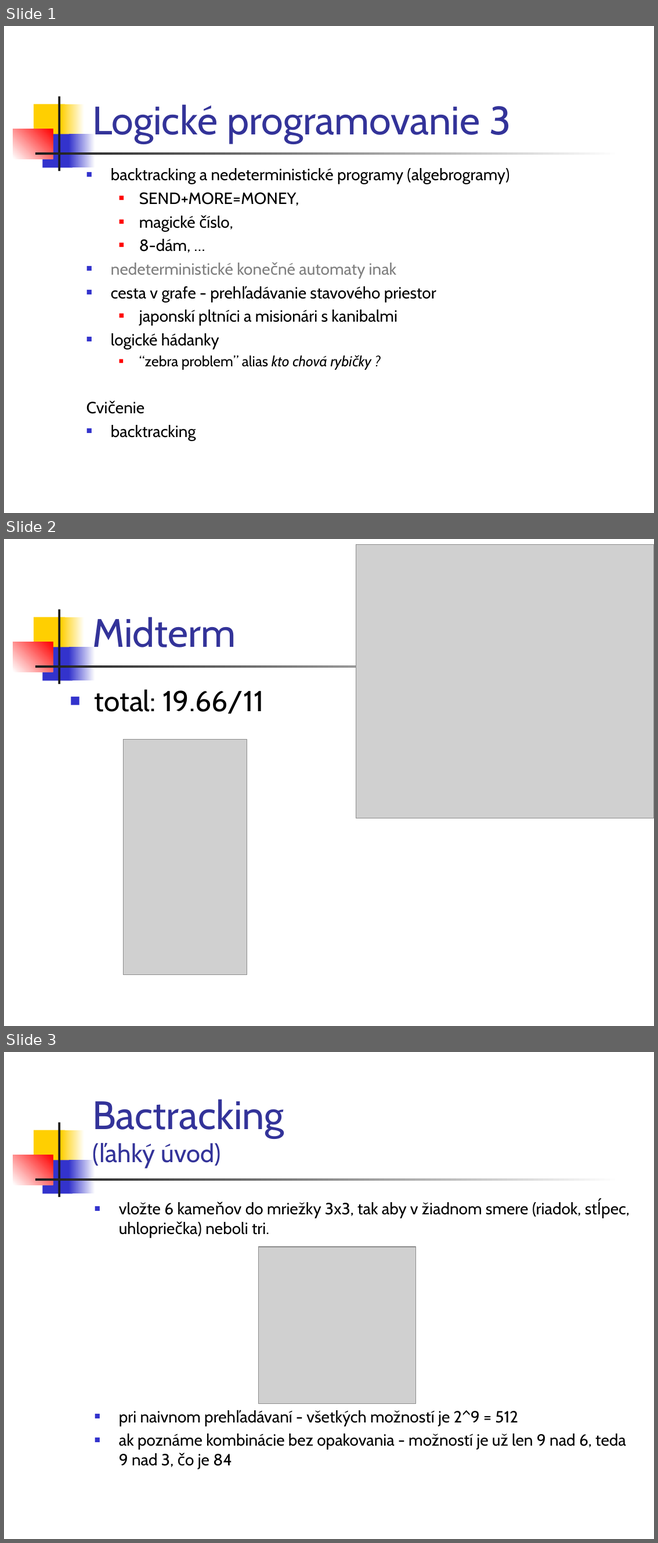
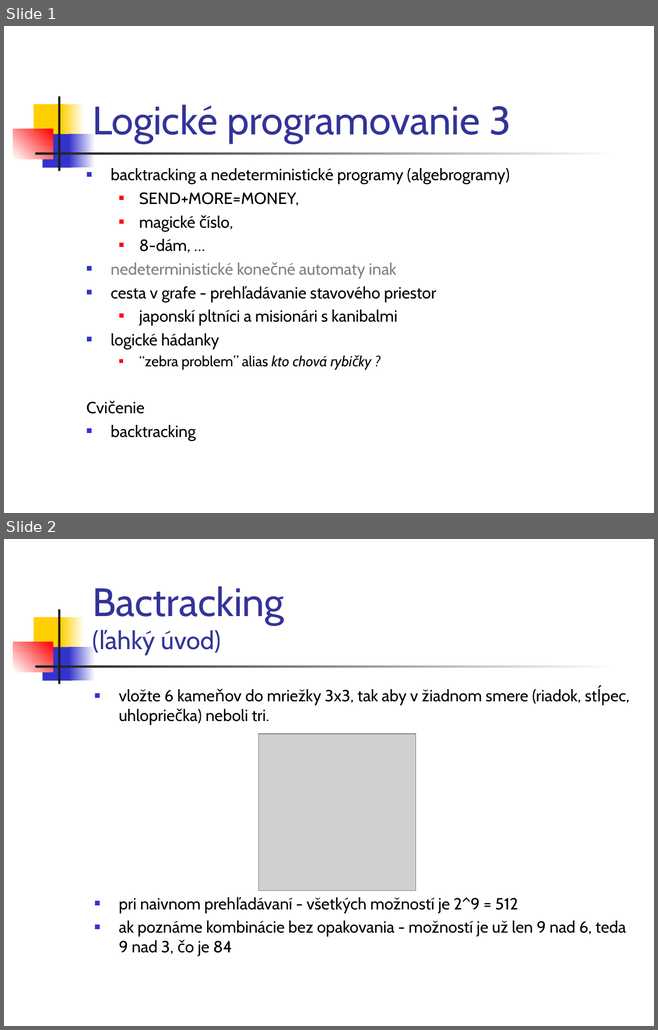
Before and after one commit to paradigmy/Prednasky, a slide deck: 12/logicke3.ppt. Shown one above the other, each under a label of ours: slides 1, 2 and 3 before the commit, slides 1 and 2 after it. The pictures are 658x1543 and 658x1030 pixels, drawn with LibreOffice and Linux fonts; fonts in the diff are those of the drawing; grey boxes stand for pictures. Boxes give left, top, right and bottom in pixels: in the first picture for what was removed or moved away, otherwise in the second. Text is boxed around its words. In the diff, an @@ line names an element or a change of style, - is before the commit and + after.

```diff
--- a/12/logicke3.ppt
+++ b/12/logicke3.ppt
@@ slide 2 removed at [4, 539, 654, 1026], background #FFFFFF; not listed: 7 template elements that a slide beside it also shows @@
@@ picture removed at [356, 544, 654, 817] @@
@@ title removed at [92, 617, 235, 647] @@
-Midterm
@@ text removed at [94, 689, 264, 714] @@
-■ total: 19.66/11
@@ picture removed at [123, 740, 246, 975] @@
@@ what was slide 3 is now slide 2 @@
```
Also in this commit, not shown: 1 slide changed, 1 other file.
